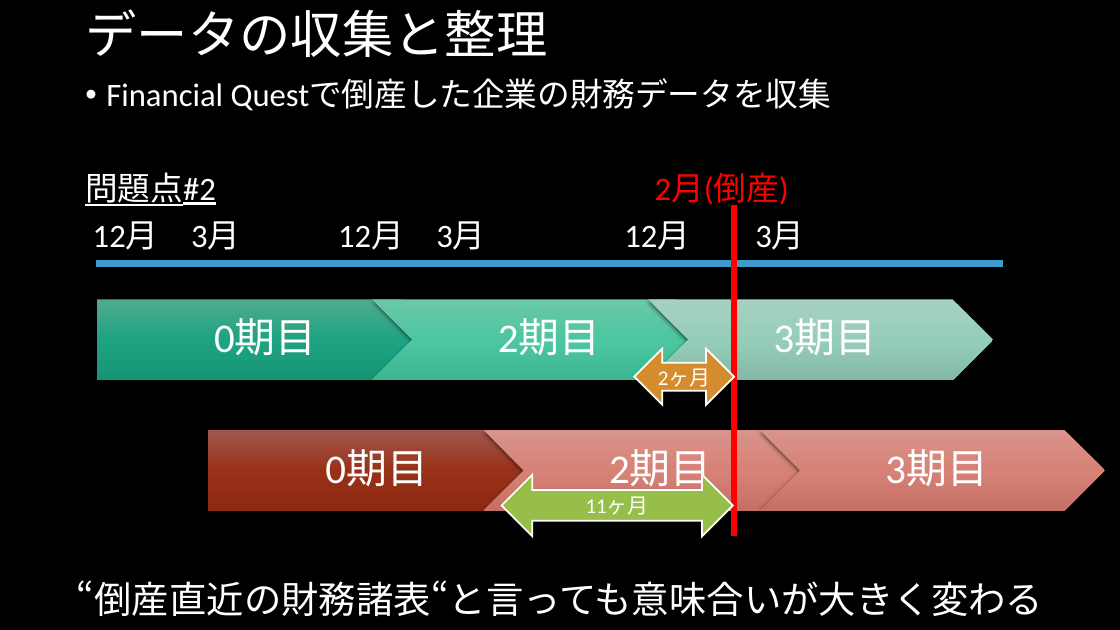
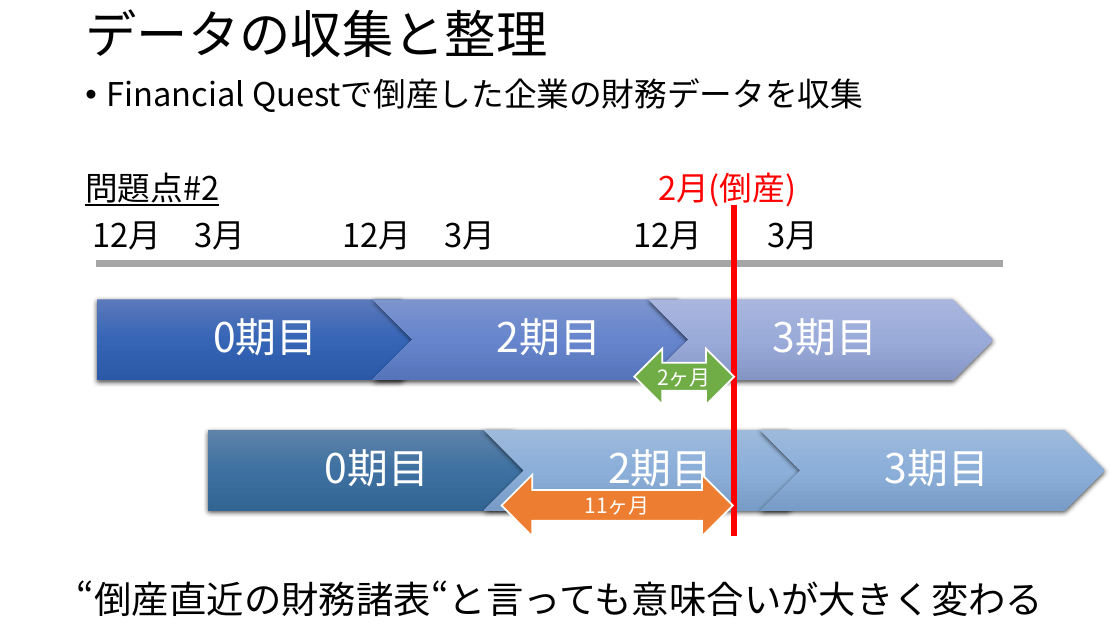
Before and after one commit to MAGA-Phantom/OperationSotsuron, a slide deck: slide 30 of 倒産の研究(仮).pptx (slide 29 before the commit). Drawn at 1120x630 pixels with LibreOffice and Linux fonts; fonts in the diff are those of the drawing. Boxes give left, top, right and bottom in pixels: in the first picture for what was removed or moved away, otherwise in the second. Text is boxed around its words. In the diff, an @@ line names an element or a change of style, - is before the commit and + after.

```diff
--- a/倒産の研究(仮).pptx
+++ b/倒産の研究(仮).pptx
@@ background #000000 to #FFFFFF @@
@@ title "データの収集と整理" at bbox=[85, 9, 547, 57]: font Calibri to Noto Sans CJK JP, text colour #FFFFFF to #000000 @@
@@ text "Financial Questで倒産した企業の財務データを収集" at bbox=[85, 78, 863, 250]: font Calibri to Noto Sans CJK JP; text colour #FFFFFF to #000000 in "Financial Questで倒産した企業の財務データを収集", "問題点#2", "12月 3月 12月 3月 12月 3月" @@
@@ line (96, 263) - (1003, 263): stroke #3D9CCC 6 pt to #A5A5A5 6 pt @@
@@ pentagon arrow at bbox=[97, 299, 441, 380]: fill gradient #50AB8E to #1FA582 to #169876 to gradient #5C7ABD to #3866B8 to #2D59A8 @@
@@ chevron at bbox=[372, 299, 717, 380]: fill gradient #6BC9A9 to #4EC7A1 to #3FB791 to gradient #7E96CE to #6787CC to #5676BB @@
@@ chevron at bbox=[649, 299, 993, 380]: fill gradient #A6D2C2 to #98CEBA to #84BAA6 to gradient #ABB8DD to #9CADDB to #8798C6 @@
@@ left right arrow "2ヶ月" at bbox=[634, 349, 734, 405]: font Calibri to Noto Sans CJK JP; fill #D58C2E to #70AD47 @@
@@ pentagon arrow at bbox=[208, 430, 553, 511]: fill gradient #A2584F to #9B321B to #8E2913 to gradient #5F83AA to #3F73A2 to #346694 @@
@@ chevron at bbox=[484, 430, 828, 511]: fill gradient #D9958C to #D88478 to #C57166 to gradient #9EBADC to #8DB1DA to #799DC6 @@
@@ chevron at bbox=[760, 430, 1105, 511]: fill gradient #D9958C to #D88478 to #C57166 to gradient #9EBADC to #8DB1DA to #799DC6 @@
@@ font Calibri to Noto Sans CJK JP in 6 elements at bbox=[213, 318, 317, 355], bbox=[497, 318, 601, 355], bbox=[773, 318, 877, 355], bbox=[324, 449, 428, 486], bbox=[608, 449, 712, 494], bbox=[884, 449, 988, 486] @@
@@ left right arrow "11ヶ月" at bbox=[502, 475, 733, 536]: font Calibri to Noto Sans CJK JP; fill #97BE49 to #ED7D31 @@
@@ text "“倒産直近の財務諸表“と言っても意味合いが大きく変わる" at bbox=[77, 580, 1043, 616]: font Calibri to Noto Sans CJK JP, text colour #FFFFFF to #000000 @@
```
Also in this commit, not shown: 34 other slides changed, 1 slide added, 2 other files.
